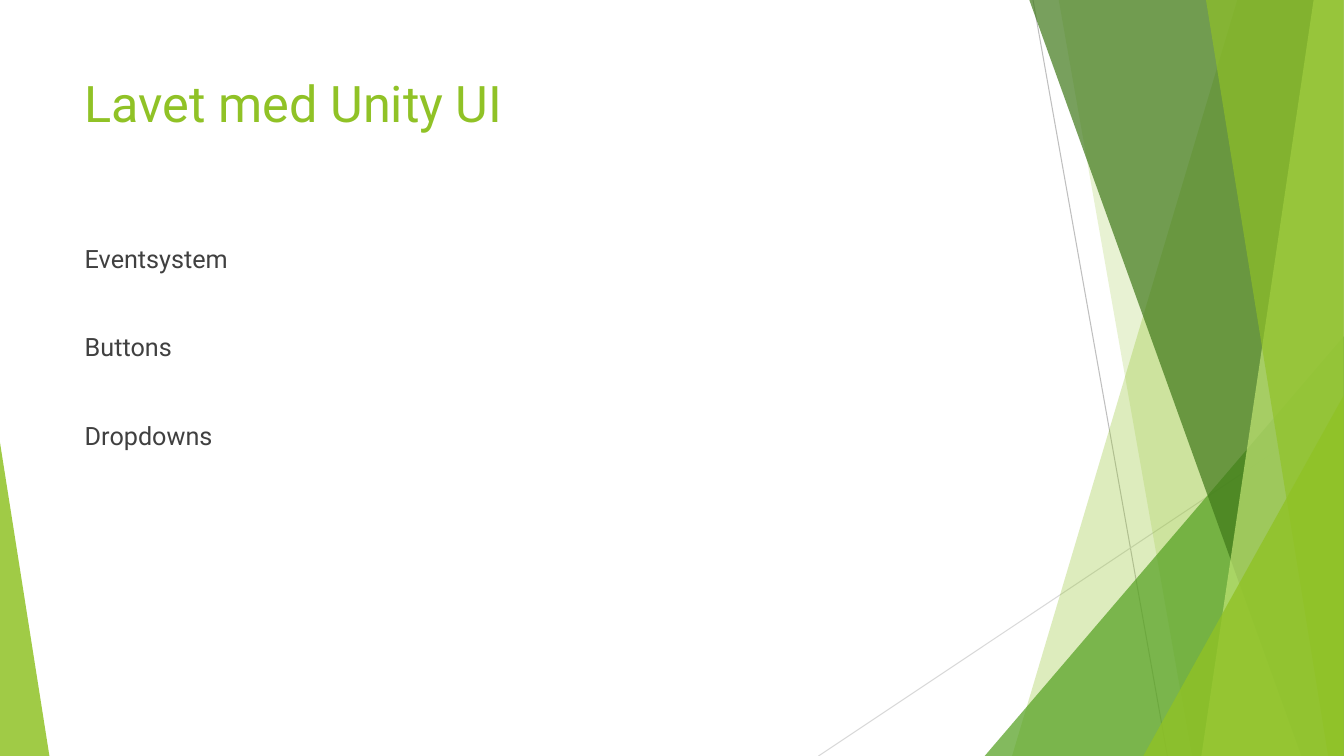
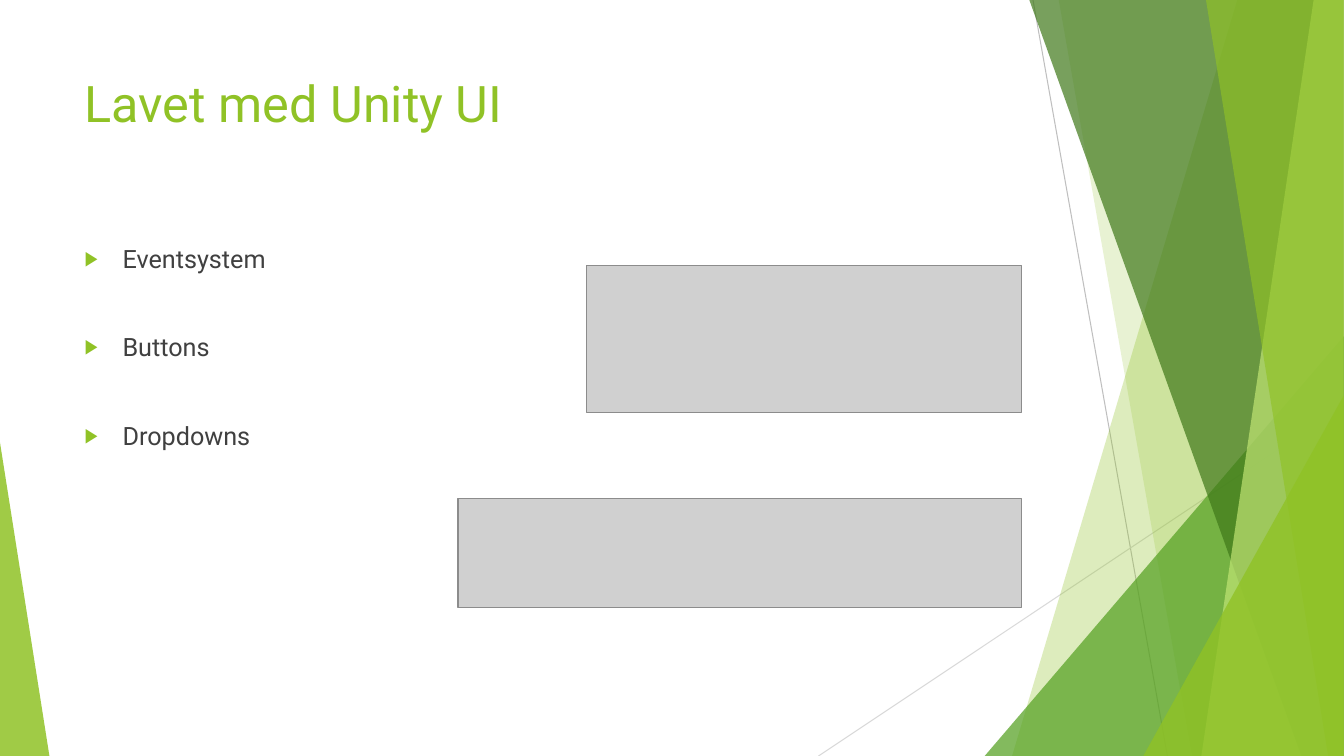
Before and after one commit to UffeThorsen/ZBC-ProgB-18-20-TicTacToe, a slide deck: slide 3 of notes/Tic Tac Toe GUI.pptx. Drawn at 1344x756 pixels with LibreOffice and Linux fonts; fonts in the diff are those of the drawing; grey boxes stand for pictures. Boxes give left, top, right and bottom in pixels: in the first picture for what was removed or moved away, otherwise in the second. Text is boxed around its words. In the diff, an @@ line names an element or a change of style, - is before the commit and + after.

```diff
--- a/notes/Tic Tac Toe GUI.pptx
+++ b/notes/Tic Tac Toe GUI.pptx
@@ text "Eventsystem" at box(123, 250, 266, 450): bullet none to ▶ @@
@@ picture added at box(587, 265, 1021, 412) @@
@@ picture added at box(458, 499, 1021, 608) @@
```
Also in this commit, not shown: 4 other slides changed, 1 slide added.
